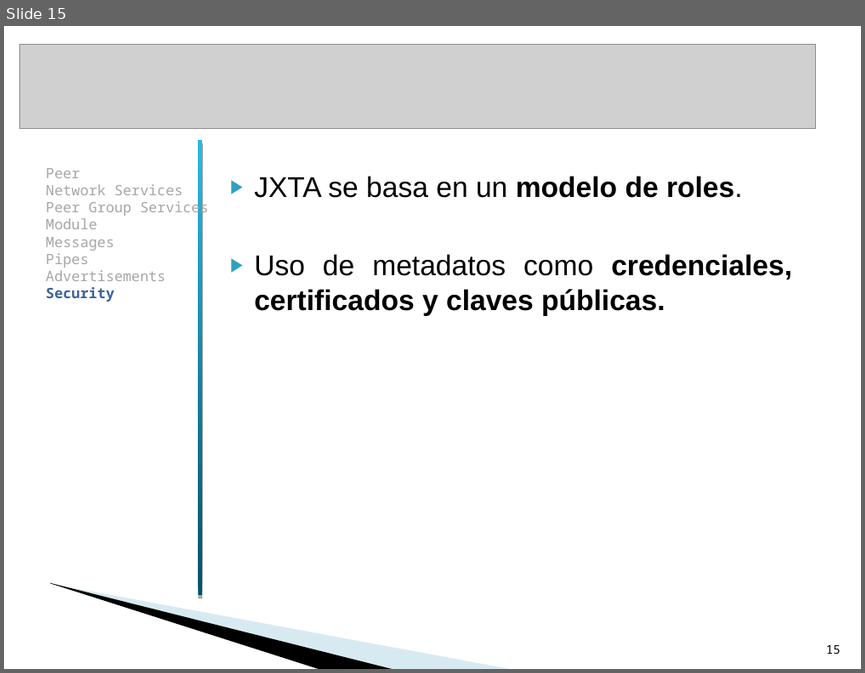
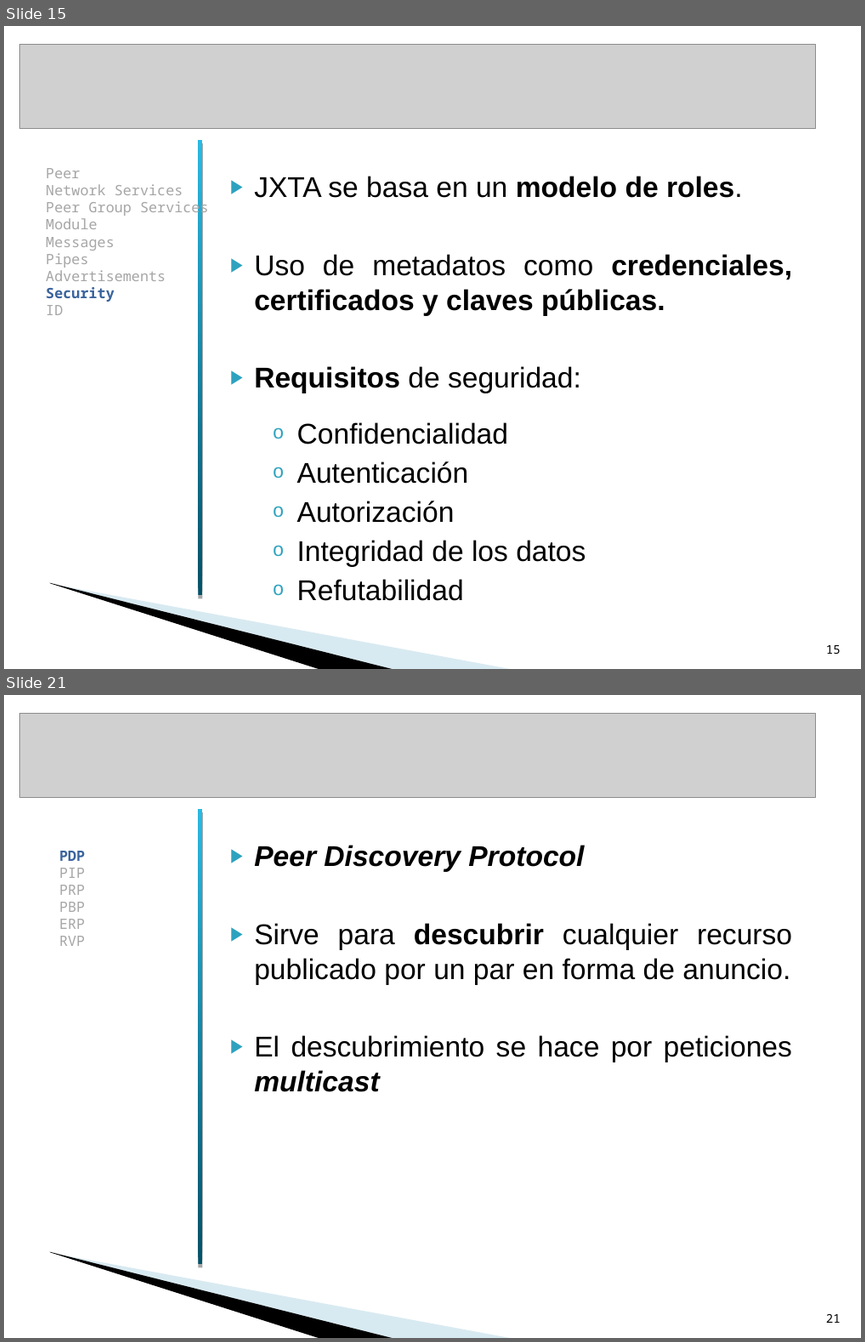
Before and after one commit to txedo/isi-practicas-5, a slide deck: sistemas-colaboracion/p2p-jxta/presentacion/PresentaciónColaboracion.ppt. Shown one above the other, each under a label of ours: slide 15 before the commit, slides 15 and 21 after it; the slides between them are not shown. The pictures are 865x673 and 865x1342 pixels, drawn with LibreOffice and Linux fonts; fonts in the diff are those of the drawing; grey boxes stand for pictures; background and template pictures are left out. Boxes give left, top, right and bottom in pixels: in the first picture for what was removed or moved away, otherwise in the second. Text is boxed around its words. In the diff, an @@ line names an element or a change of style, - is before the commit and + after.

```diff
--- a/sistemas-colaboracion/p2p-jxta/presentacion/PresentaciónColaboracion.ppt
+++ b/sistemas-colaboracion/p2p-jxta/presentacion/PresentaciónColaboracion.ppt
@@ slide 21 added at <box>4,695,861,1338</box>, background #FFFFFF; not listed: 2 template elements that a slide beside it also shows @@
@@ picture added at <box>19,713,816,797</box> @@
@@ rectangle added at <box>199,809,203,1264</box>, fill gradient #005269 to #2ABAE3 @@
@@ text added at <box>254,845,792,1092</box>, 24 pt, text #000000 @@
+▶ Peer Discovery Protocol
+▶ Sirve para descubrir cualquier recurso publicado por un par en forma de anuncio.
+▶ El descubrimiento se hace por peticiones multicast
@@ text added at <box>59,851,85,946</box>, 12 pt, text #A6A6A6 @@
+PDP
+PIP
+PRP
+PBP
+ERP
+RVP
@@ page number added at <box>826,1314,840,1322</box>, 10 pt, text #000000 @@
+21
@@ slide 15 changed as well @@
@@ text at <box>46,305,63,315</box>: paragraph added @@
+ID
@@ text at <box>254,366,585,601</box>: paragraphs added @@
+▶ Requisitos de seguridad:
+  o Confidencialidad
+  o Autenticación
+  o Autorización
+  o Integridad de los datos
+  o Refutabilidad
```
Also in this commit, not shown: 10 other slides changed, 14 other slides added.
